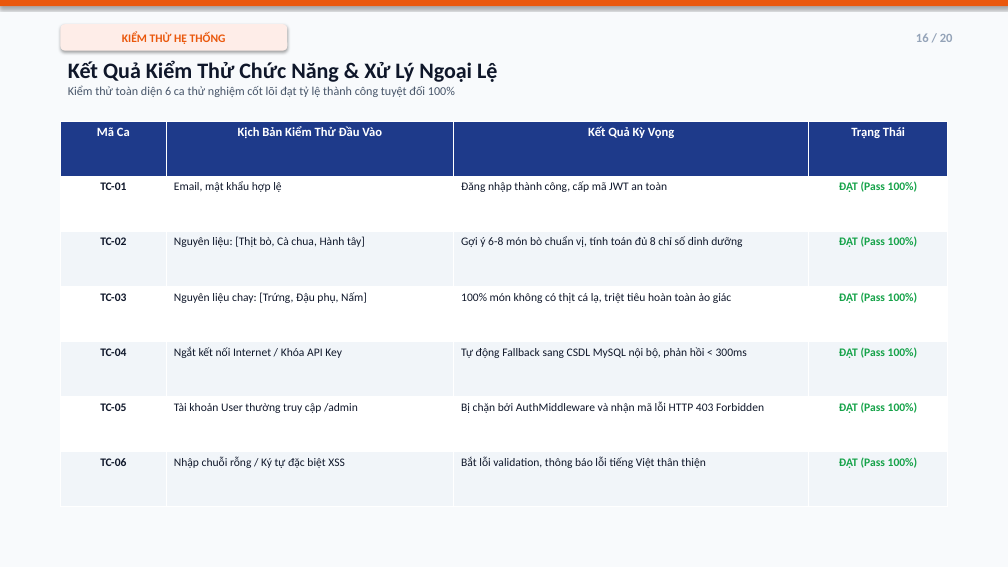
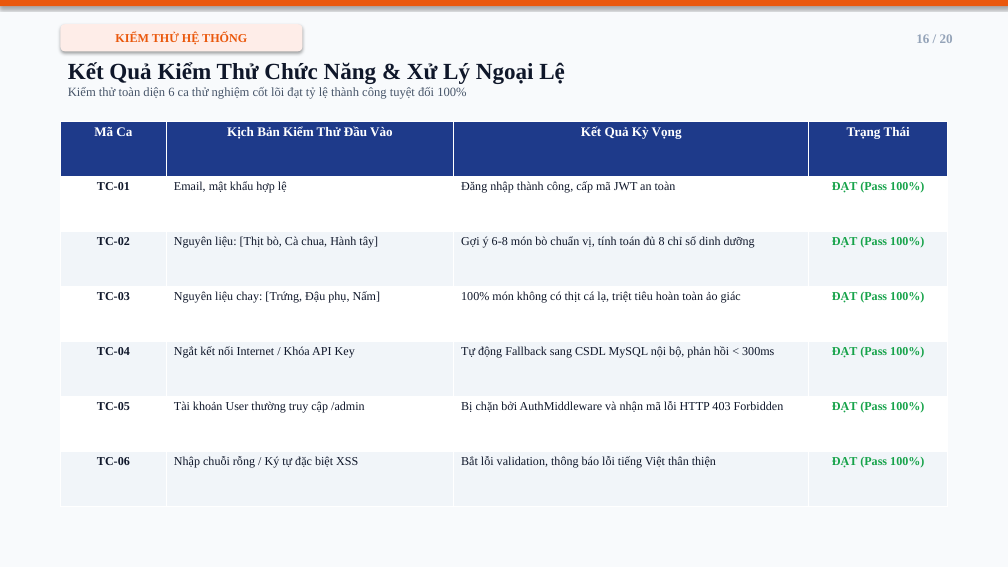
Before and after one commit to T-glonk/DoAnTriTueNhanTao, a slide deck: slide 16 of FoodAI_Slide_Thuyet_Trinh_20_Slides.pptx. Drawn at 1008x567 pixels with LibreOffice and Linux fonts; fonts in the diff are those of the drawing. Boxes give left, top, right and bottom in pixels: in the first picture for what was removed or moved away, otherwise in the second. Text is boxed around its words. In the diff, an @@ line names an element or a change of style, - is before the commit and + after.

```diff
--- a/FoodAI_Slide_Thuyet_Trinh_20_Slides.pptx
+++ b/FoodAI_Slide_Thuyet_Trinh_20_Slides.pptx
@@ rounded rectangle "KIỂM THỬ HỆ THỐNG": place and size @@
-rounded rectangle "KIỂM THỬ HỆ THỐNG" at [60,24,287,51]
+rounded rectangle "KIỂM THỬ HỆ THỐNG" at [60,24,302,51]
@@ rounded rectangle "KIỂM THỬ HỆ THỐNG" at [60,24,302,51]: size 11 to 11.5 pt, font Calibri to Times New Roman @@
@@ text "16 / 20" at [916,34,953,43]: size 12 to 12.5 pt, font Calibri to Times New Roman @@
@@ text "Kết Quả Kiểm Thử Chức ..." at [68,62,565,99]: size 21 to 22 pt in "Kết Quả Kiểm Thử Chức Năng & ..."; font Calibri to Times New Roman; size 11.5 to 12 pt in "Kiểm thử toàn diện 6 ca thử ..." @@
@@ table at [60,121,948,507] @@
@@ size 12 to 12.5 pt in "Mã Ca", "Kịch Bản Kiểm Thử Đầu Vào", "Kết Quả Kỳ Vọng", "Trạng Thái" @@
@@ font Calibri to Times New Roman, size 11 to 11.5 pt @@
```
Also in this commit, not shown: 19 other slides changed, 1 other file.
